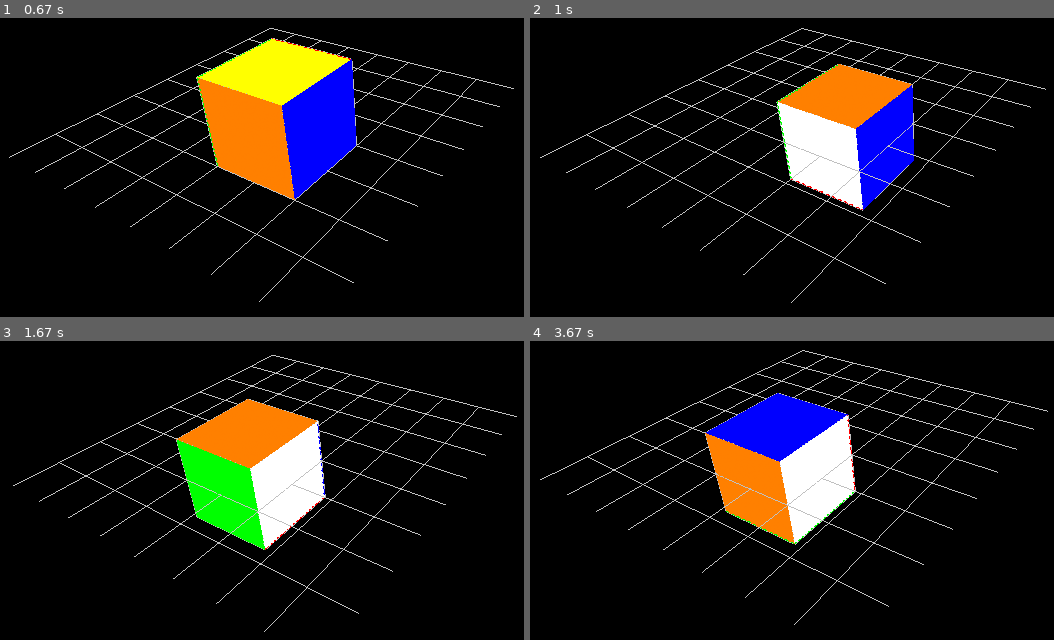
Above: before the commit, frames 1-4 (two rows, left to right).
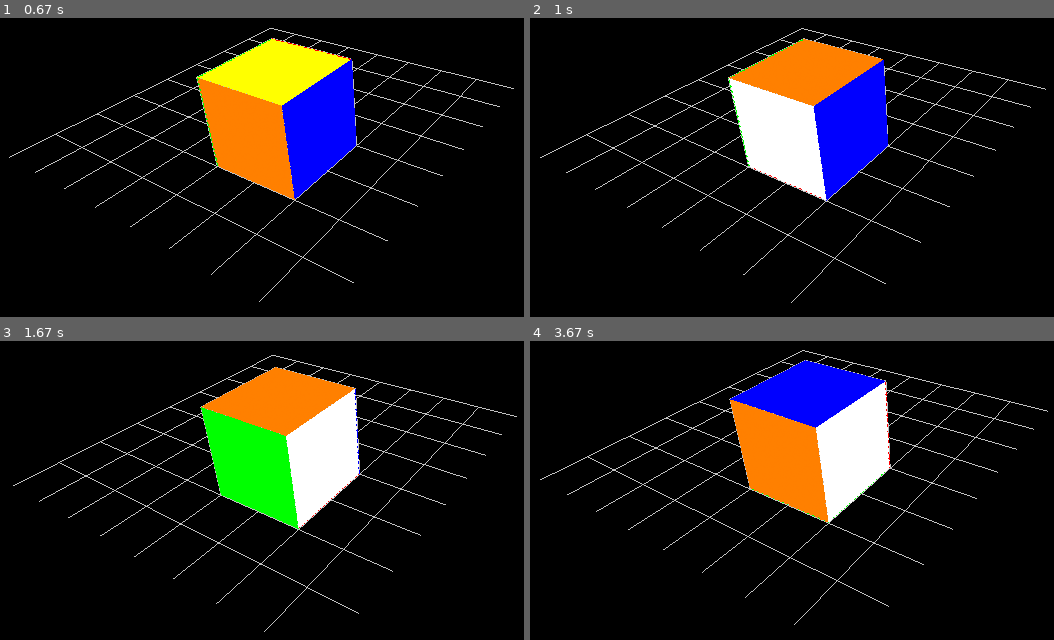
Above: after the commit, the same moments.

Repository: ogu83/pyrubicscube
Game: pygame game, started from pyrubicscube.py
Two runs of this game, one before a commit and one after it. Both use one fixed random seed, a clock stepped at 60 frames per second and the inputs below.
Inputs (mouse positions are in pixels of both pictures, inside the frame that each line leads up to):
- Up to frame 1 (0.67 s): hold Right from 0.33 s (still down); move the mouse to (351, 143) at 0.37 s
- Up to frame 2 (1 s): release Right at 0.8 s; hold Up from 0.83 s (still down); hold W from 0.83 s (still down); move the mouse to (outside the picture) at 0.87 s
- Up to frame 3 (1.67 s): release Up at 1.13 s; release W at 1.13 s; hold Right 1.17-1.63 s; hold D 1.17-1.63 s; move the mouse to (188, 445) at 1.2 s
- Up to frame 4 (3.67 s): hold Left 1.67-2.2 s; hold A 1.67-2.2 s; move the mouse to (666, 349) at 1.7 s; hold Down 2.23-2.53 s; hold S 2.23-2.53 s; move the mouse to (outside the picture) at 2.27 s; hold Left 2.57-2.97 s; hold A 2.57-2.97 s; move the mouse to (1001, 493) at 2.6 s; hold Up 3-3.37 s; hold W 3-3.37 s; move the mouse to (outside the picture) at 3.03 s; hold Right from 3.4 s (still down); hold D from 3.4 s (still down); move the mouse to (624, 421) at 3.43 s

Frame 1 is identical in both runs. In frame 2, 11% of the frame differs, in the area x 37-74%, y 6-65%; in frame 3, 11%; in frame 4, 12%, in the area x 33-69%, y 6-69%.

Commit message:
rotation about self axis matrix calculations

Diff:
--- a/OpenGL_Geometry.py
+++ b/OpenGL_Geometry.py
@@ -46,6 +46,8 @@
 
     verticies = UNIT_CUBE_VERTICIES
 
+    translate_matrix = [0, 0, 0]
+
     edges = (
         (0,1),
         (0,3),
@@ -127,8 +129,10 @@
                                     [0.0, sina, cosa]])
 
         if (use_self_center):
-            #TODO:Rotation matrix degisecek
-            self.assing_rotate_all_vertex(rotation_matrix)
+            tran_matrix = self.translate_matrix
+            self.translate_size(-1*np.array(tran_matrix), False)
+            self.assing_rotate_all_vertex(rotation_matrix)
+            self.translate_size(tran_matrix, False)
         else:
             self.assing_rotate_all_vertex(rotation_matrix)
 
@@ -139,7 +143,14 @@
         rotation_matrix = np.array([[cosa, 0.0, sina],
                                     [0.0, 1.0, 0.0],
                                     [-sina, 0.0, cosa]])
-        self.assing_rotate_all_vertex(rotation_matrix)
+
+        if (use_self_center):
+            tran_matrix = self.translate_matrix
+            self.translate_size(-1*np.array(tran_matrix), False)
+            self.assing_rotate_all_vertex(rotation_matrix)
+            self.translate_size(tran_matrix, False)
+        else:
+            self.assing_rotate_all_vertex(rotation_matrix)
 
     def rotateZ(self, angle,use_self_center=False):
         rad = angle * math.pi / 180
@@ -148,12 +159,25 @@
         rotation_matrix = np.array([[cosa, -sina, 0.0],
                                     [sina, cosa, 0.0],
                                     [0.0, 0.0, 1.0]])
-        self.assing_rotate_all_vertex(rotation_matrix)
-
-    def translate_size(self, translate_matrix):
-        self.translate(np.array(translate_matrix) * self.size)
-
-    def translate(self, translate_matrix):
+
+        if (use_self_center):
+            tran_matrix = self.translate_matrix
+            self.translate_size(-1*np.array(tran_matrix), False)
+            self.assing_rotate_all_vertex(rotation_matrix)
+            self.translate_size(tran_matrix, False)
+        else:
+            self.assing_rotate_all_vertex(rotation_matrix)
+
+    def translate_size(self, translate_matrix, permanent):
+        if permanent:
+            self.translate_matrix = list(np.array(self.translate_matrix) + np.array(translate_matrix))
+
+        self.translate(np.array(translate_matrix) * self.size, False)
+
+    def translate(self, translate_matrix, permanent):
+        if permanent:
+            self.translate_matrix = list(np.array(self.translate_matrix) + np.array(translate_matrix))
+
         for vertex in self.verticies:
             v = np.array(vertex) + np.array(translate_matrix)
             self.assing_vertex(vertex, v)
--- a/Simulation3.py
+++ b/Simulation3.py
@@ -39,7 +39,7 @@
 
         cube = Cube3D(4)
         grid = Grid3D(4, 32,32)
-        cube.translate_size([0, 1, 0])
+        cube.translate_size([0, 1, 0], True)
 
         while True:
             for event in pygame.event.get():
